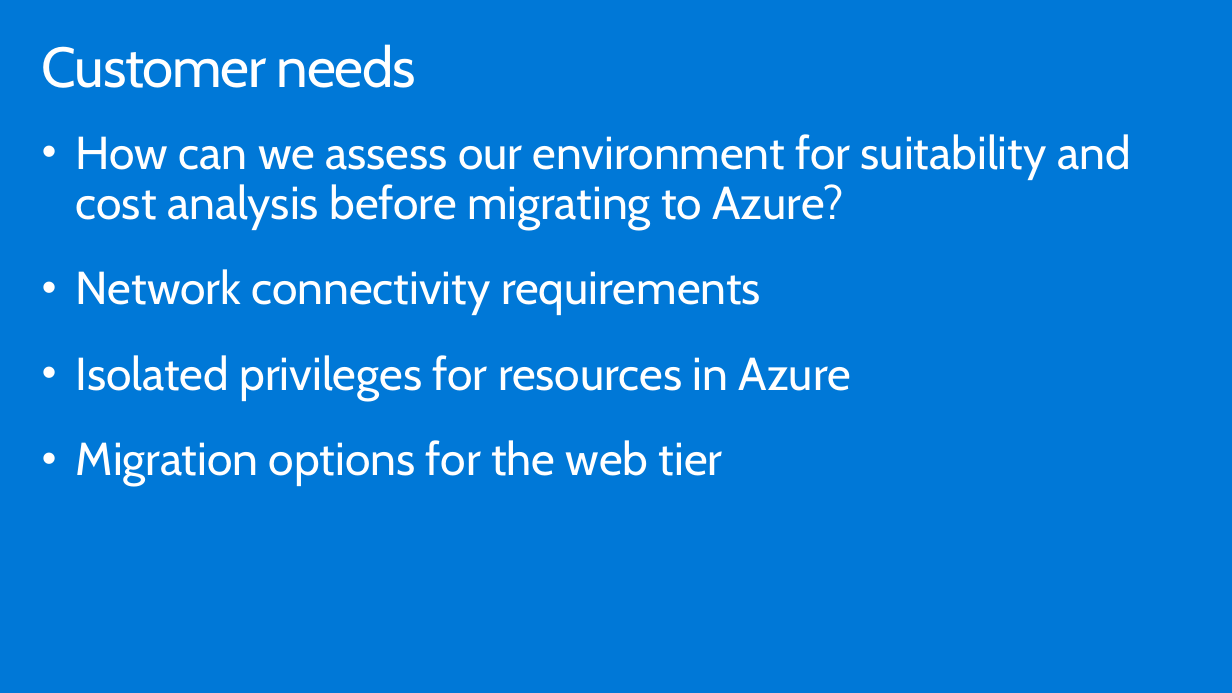
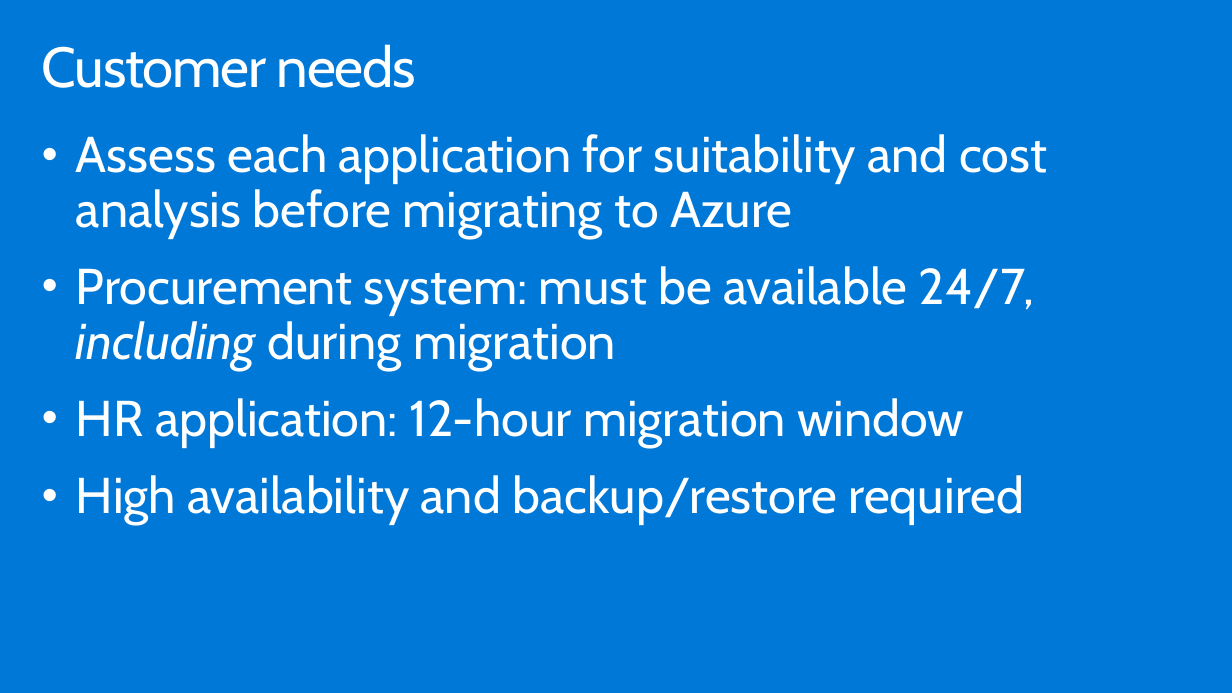
Before and after one commit to GretaLakra/Azure, a slide deck: slide 8 of WDS/Whiteboard design session trainer presentation - Lift and shift.pptx (slide 7 before the commit). Drawn at 1232x693 pixels with LibreOffice and Linux fonts; fonts in the diff are those of the drawing. Boxes give left, top, right and bottom in pixels: in the first picture for what was removed or moved away, otherwise in the second. Text is boxed around its words. In the diff, an @@ line names an element or a change of style, - is before the commit and + after.

```diff
--- a/WDS/Whiteboard design session trainer presentation - Lift and shift.pptx
+++ b/WDS/Whiteboard design session trainer presentation - Lift and shift.pptx
@@ text at [76, 134, 1047, 524]: text changed; size 36 to 39.2 pt @@
-• How can we assess our environment for suitability and cost analysis before migrating to Azure?
-• Network connectivity requirements
-• Isolated privileges for resources in Azure
-• Migration options for the web tier
+• Assess each application for suitability and cost analysis before migrating to Azure
+• Procurement system: must be available 24/7, including during migration
+• HR application: 12-hour migration window
+• High availability and backup/restore required
```
Also in this commit, not shown: 18 other slides changed, 9 slides added, 7 slides removed, 32 other files.
